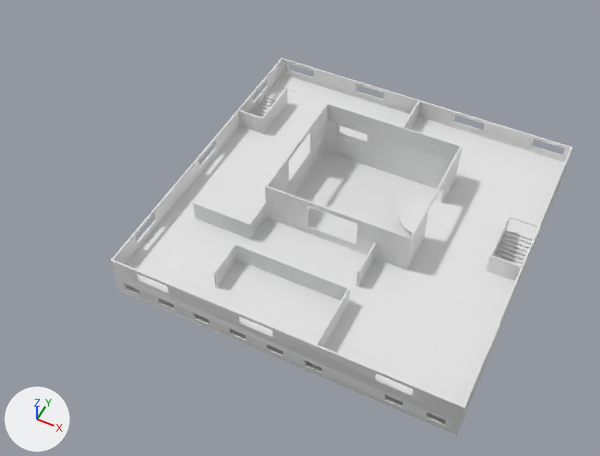
The FBX model Assets/Models/Museum.fbx as it was, and as the next commit left it.
Before and after are seen from a 50 mm camera at (36.1, -94.0, 112.8) aimed at (-7.8, -6.2, 3.1). The axes (+X, +Y, +Z) are drawn at lower left. The lights are the same throughout. Where no turn or scale is listed for an object, it has been applied to the vertices.

Before the edit, the objects in view are built like this:
```python
me_mesh_003 = bpy.data.meshes.new('Mesh.003')
me_mesh_003.from_pydata(...)  # 72 vertices, 140 faces; spans x 0.0..5.0, y 0.8..21.3, z 0.0..4.0
me_mesh_005 = bpy.data.meshes.new('Mesh.005')
me_mesh_005.from_pydata(...)  # 169 vertices, 342 faces; spans x -56.7..3.3, y -31.9..28.1, z 0.0..8.0
me_mesh_006 = bpy.data.meshes.new('Mesh.006')
me_mesh_006.from_pydata(...)  # 112 vertices, 272 faces; spans x -30.3..30.3, y -30.3..30.3, z 0.0..4.0
ob_stairs2 = bpy.data.objects.new('Stairs2', me_mesh_003)
ob_stairs2.location = (25.0, -4.6, 0.0)
ob_walls2 = bpy.data.objects.new('Walls2', me_mesh_005)
ob_walls2.location = (26.7, 1.9, 4.0)
ob_walls3 = bpy.data.objects.new('Walls3', me_mesh_006)
ob_walls3.location = (0.0, 0.0, 4.0)
# also in view: 'Balcony' at (9.8, 5.2, 4.0); 'Walls' at (0.0, 0.0, 2.0); 'Floor2' at (0.0, 0.0, 4.1); 'floor' at (0.0, 0.0, 0.0)
```
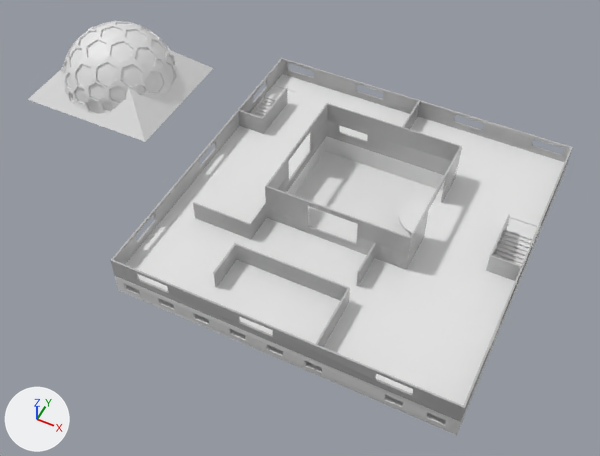
Changed parts and their boxes [x1, y1, x2, y2] in the pictures (600 x 456 px):
'Walls3', recoloured
    both: [111, 58, 573, 422]
'PyramidRoof', added
    after: [27, 21, 213, 142]
'PyramidroofGlass', added
    after: [66, 23, 174, 113]
part 1 of me_mesh_005, recoloured
    both: [193, 88, 522, 347]
part 2 of me_mesh_005, recoloured
    both: [236, 245, 348, 301]

Patch to the scene script:
```diff
--- a/Assets/Models/Museum.fbx.py
+++ b/Assets/Models/Museum.fbx.py
@@ mat_01___default @@
+mat_01___default = principled_material('01 - Default')
+mat_01___default.base_color = (0.5, 0.5, 0.5)  # grey #bcbcbc
+mat_01___default.roughness = 0.0
@@ mat_material__0 @@
+mat_material__0 = principled_material('Material #0')
+mat_material__0.base_color = (0.5, 0.5, 0.5)  # grey #bcbcbc
+mat_material__0.roughness = 0.0
@@ me_mesh_005 @@
 me_mesh_005.from_pydata(...)  # 169 vertices, 342 faces; spans x -56.7..3.3, y -31.9..28.1, z 0.0..8.0
 # used by ob_walls2; location = (26.7, 1.9, 4.0)
+# me_mesh_005 part 1: 338 of the faces centred in x -56.7..3.3, y -31.9..28.1, z 0.0..8.0 switch from no material to mat_material__0 (grey #bcbcbc)
+# me_mesh_005 part 2: all 4 faces centred in x -33.6..-20.0, y -28.0..-20.2, z 1.3..2.7 switch from no material to mat_01___default (grey #bcbcbc)
@@ me_mesh_006 @@
 me_mesh_006.from_pydata(...)  # 112 vertices, 272 faces; spans x -30.3..30.3, y -30.3..30.3, z 0.0..4.0
+me_mesh_006.materials.append(mat_01___default)  # grey #bcbcbc
@@ me_mesh_009 @@
+me_mesh_009.from_pydata(...)  # 1441 vertices, 2687 faces; spans x -10.2..10.3, y -10.5..10.6, z 0.2..10.7
@@ me_mesh_008 @@
+me_mesh_008.from_pydata(...)  # 1648 vertices, 3492 faces; spans x -13.2..13.2, y -12.0..12.0, z 0.0..11.7
@@ ob_pyramidroofglass @@
+ob_pyramidroofglass = bpy.data.objects.new('PyramidroofGlass', me_mesh_009)
+ob_pyramidroofglass.location = (-51.3, 4.6, 12.9)
@@ ob_pyramidroof @@
+ob_pyramidroof = bpy.data.objects.new('PyramidRoof', me_mesh_008)
+ob_pyramidroof.location = (-51.5, 4.7, 12.0)
```
